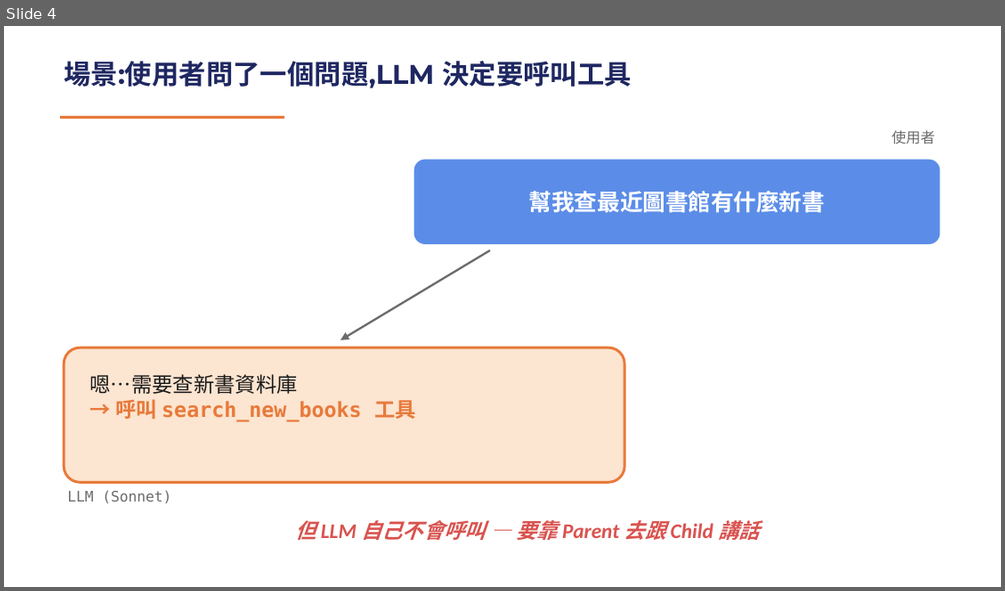
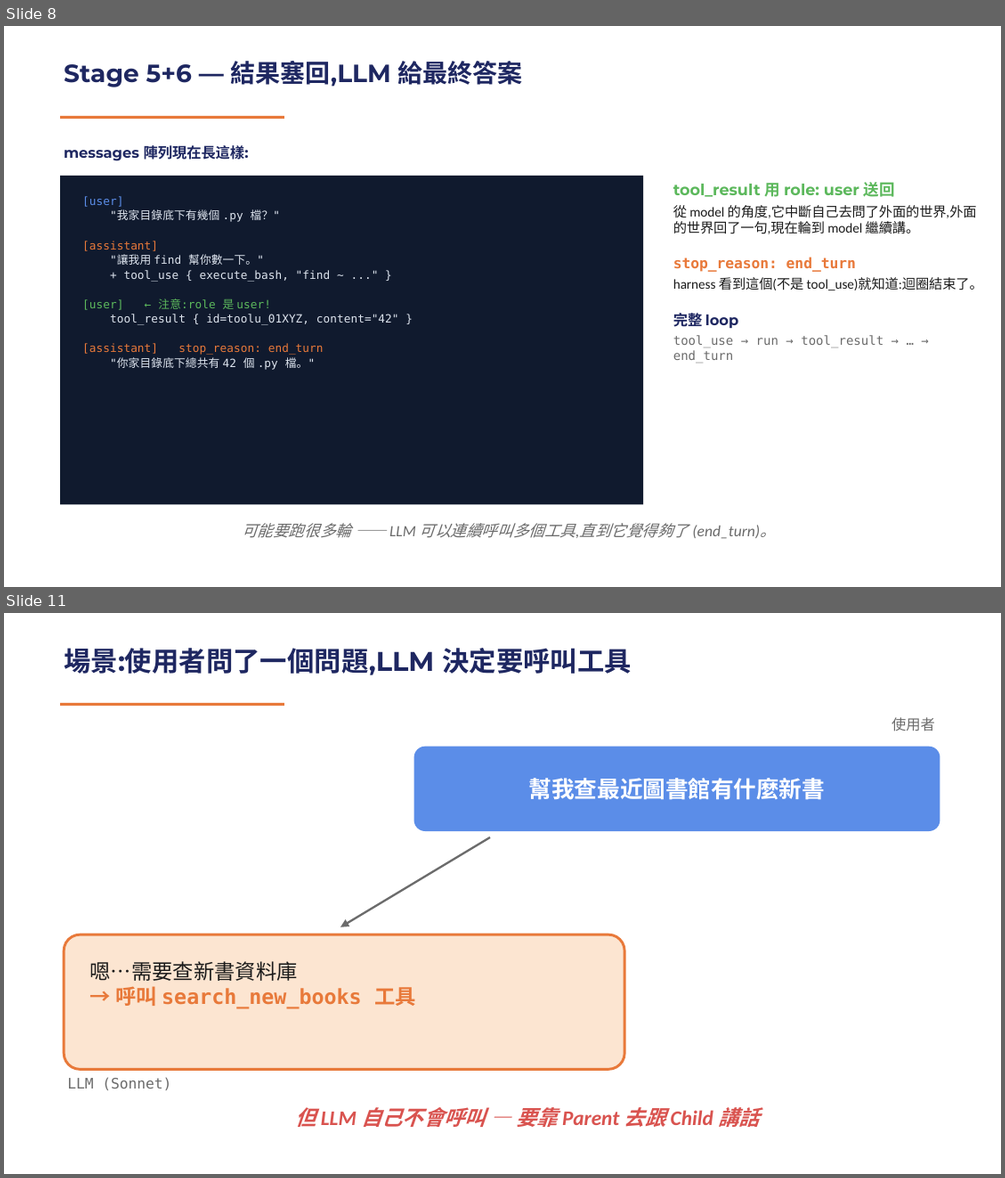
Before and after one commit to mjib007/nchu-mcp-workshop-2026, a slide deck: 02-how-mcp-works.pptx. Shown one above the other, each under a label of ours: slide 4 before the commit, slides 8 and 11 after it; the slides between them are not shown. The pictures are 1005x591 and 1005x1178 pixels, drawn with LibreOffice and Linux fonts; fonts in the diff are those of the drawing. Boxes give left, top, right and bottom in pixels: in the first picture for what was removed or moved away, otherwise in the second. Text is boxed around its words. In the diff, an @@ line names an element or a change of style, - is before the commit and + after.

```diff
--- a/02-how-mcp-works.pptx
+++ b/02-how-mcp-works.pptx
@@ slide 8 added at bbox=[4, 26, 1001, 587], background #FFFFFF @@
@@ text added at bbox=[64, 61, 523, 87], 18 pt, text #1E2761, bold @@
+Stage 5+6 — 結果塞回,LLM 給最終答案
@@ rectangle added at bbox=[60, 116, 284, 119], fill #E8793A @@
@@ text added at bbox=[64, 145, 249, 161], 10.5 pt, text #1E2761, bold @@
+messages 陣列現在長這樣:
@@ rectangle added at bbox=[60, 176, 643, 505], fill #101A2E @@
@@ text added at bbox=[673, 182, 983, 360], 9.8 pt, text #1A1A1A @@
+tool_result 用 role: user 送回
+從 model 的角度,它中斷自己去問了外面的世界,外面的世界回了一句,現在輪到 model 繼續講。
+stop_reason: end_turn
+harness 看到這個(不是 tool_use)就知道:迴圈結束了。
+完整 loop
+tool_use → run → tool_result → … → end_turn
@@ text added at bbox=[82, 196, 399, 370], 8.2 pt, text #DDE4EE @@
+[user]
+"我家目錄底下有幾個 .py 檔？"
+[assistant]
+"讓我用 find 幫你數一下。"
++ tool_use { execute_bash, "find ~ ..." }
+[user] ← 注意:role 是 user!
+tool_result { id=toolu_01XYZ, content="42" }
+[assistant] stop_reason: end_turn
+"你家目錄底下總共有 42 個 .py 檔。"
@@ text added at bbox=[242, 523, 776, 539], 11.2 pt, text #6B6B6B, italic @@
+可能要跑很多輪 —— LLM 可以連續呼叫多個工具,直到它覺得夠了 (end_turn)。
@@ what was slide 4 is now slide 11 @@
```
Also in this commit, not shown: 5 slides changed, 6 other slides added, 4 other files.
